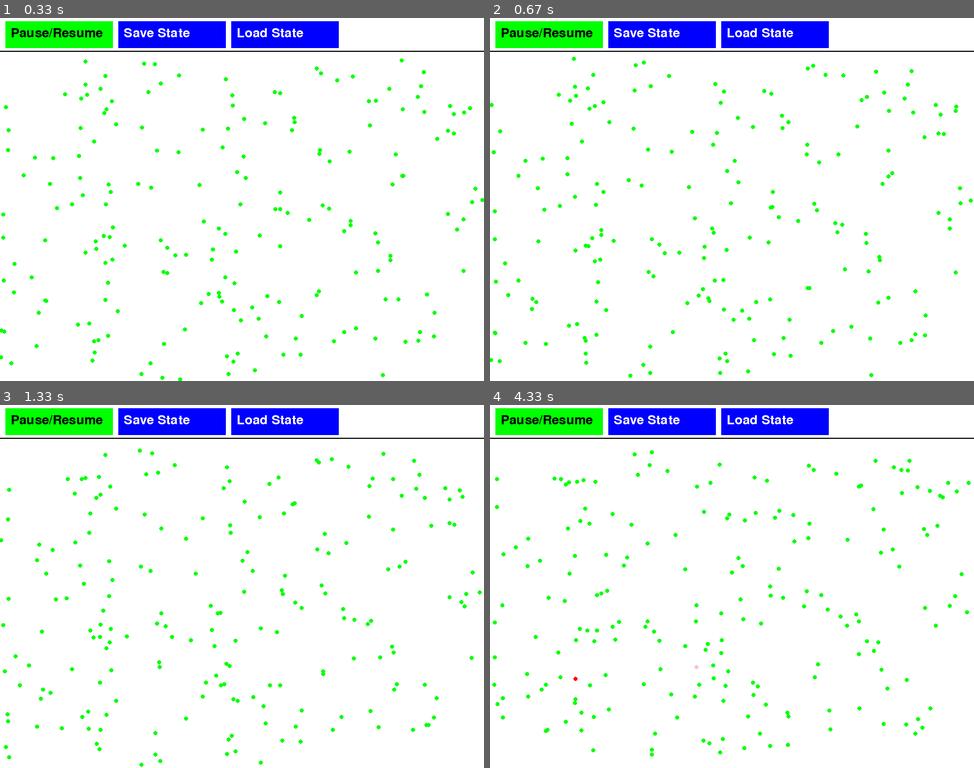
Above: before the commit, frames 1-4 (two rows, left to right).
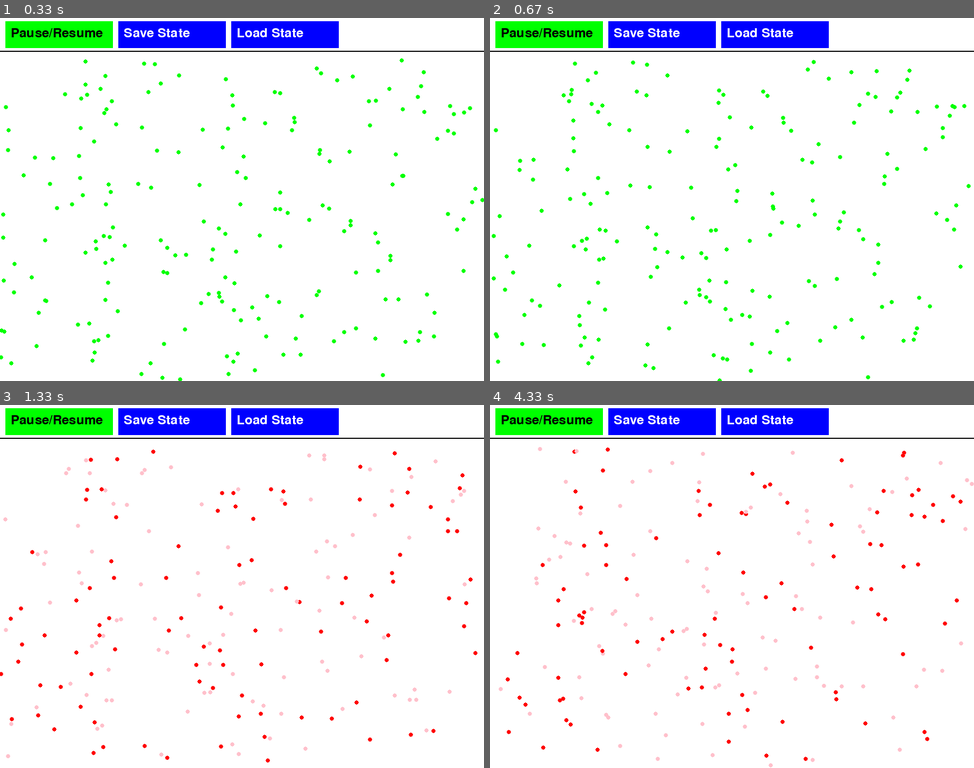
Above: after the commit, the same moments.

Repository: pryncypalka/TO_LAB3
Game: pygame game, started from main.py
Two runs of this game, one before a commit and one after it. Both use one fixed random seed, a clock stepped at 60 frames per second and the inputs below.
Inputs:
- Up to frame 1 (0.33 s): no input
- Up to frame 2 (0.67 s): click "Pause/Resume" at 0.4 s
- Up to frame 3 (1.33 s): no input
- Up to frame 4 (4.33 s): no input

Frame 1 is identical in both runs. In frame 2, 2.5% of the frame differs, in the area x 0-100%, y 10-100%; in frame 3, 2.8%; in frame 4, 2.9%, in the area x 0-100%, y 11-100%.

Commit message:
infection partly work

Diff:
--- a/health_states/HasSymptoms.py
+++ b/health_states/HasSymptoms.py
@@ -7,3 +7,5 @@
 
     def get_color(self):
         return (255, 0, 0)
+    def get_name(self):
+        return "HasSymptoms"
--- a/health_states/Healthy.py
+++ b/health_states/Healthy.py
@@ -31,3 +31,5 @@
 
     def get_color(self):
         return (0, 255, 0)
+    def get_name(self):
+        return "Healthy"
--- a/health_states/NoSymptoms.py
+++ b/health_states/NoSymptoms.py
@@ -7,3 +7,6 @@
 
     def get_color(self):
         return (255, 192, 203)
+
+    def get_name(self):
+        return "NoSymptoms"
--- a/health_states/Resistant.py
+++ b/health_states/Resistant.py
@@ -7,3 +7,6 @@
 
     def get_color(self):
         return (0, 0, 255)
+
+    def get_name(self):
+        return "Resistant"
--- a/individuals/Individual.py
+++ b/individuals/Individual.py
@@ -54,6 +54,9 @@
     def get_health_state(self):
         return self._health_state
 
+
+
+
     def get_x(self):
         return self._x
     def get_y(self):
--- a/infection_process/Infection.py
+++ b/infection_process/Infection.py
@@ -36,10 +36,9 @@
             # else:
             #     self.list_resistant.append(i)
 
-            if i.get_health_state() == Healthy.Healthy:
-                print('działa')
+            if isinstance(i.get_health_state(), Healthy.Healthy):
                 for other in population.get_individuals():
-                    if self.check_distance(i, other) and i != other and other.get_health_state() == HasSymptoms.HasSymptoms:
+                    if self.check_distance(i, other) and i != other and isinstance(other.get_health_state(), HasSymptoms.HasSymptoms):
                         self.set_random_state(i)
                         print("wywołano")
 
--- a/py_game_simulation/AppConfig.py
+++ b/py_game_simulation/AppConfig.py
@@ -9,7 +9,7 @@
         # Parametry symulacji
         self.n = 20  # liczba wierszy obszaru
         self.m = 30  # liczba kolumn obszaru
-        self.speed_limit = 2.5  # górny limit szybkości
+        self.speed_limit = 5  # górny limit szybkości
         self.initial_population_size = 200
         self.pixels_per_meters = 30
         self.frames_per_second = 25
@@ -19,5 +19,5 @@
         self.rate_no_symptom = 0.1
         self.rate_resistant = 0.0
 
-        self.infection_radius = 10 * self.pixels_per_meters
+        self.infection_radius = 3 * self.pixels_per_meters
         self.infection_points = 3 * self.frames_per_second
--- a/py_game_simulation/PyGameSimulation.py
+++ b/py_game_simulation/PyGameSimulation.py
@@ -83,6 +83,7 @@
 
 
     def run(self):
+        frame_count = 0
         running = True
         self.simulation_paused = True
         while running:
@@ -106,7 +107,7 @@
                         self.population.generate_individuals(population_difference, self.config.rate_symptom,
                                                              self.config.rate_no_symptom, self.config.rate_resistant)
 
-                    self.infection.infect(self.population)
+                self.infection.infect(self.population)
 
 
 
